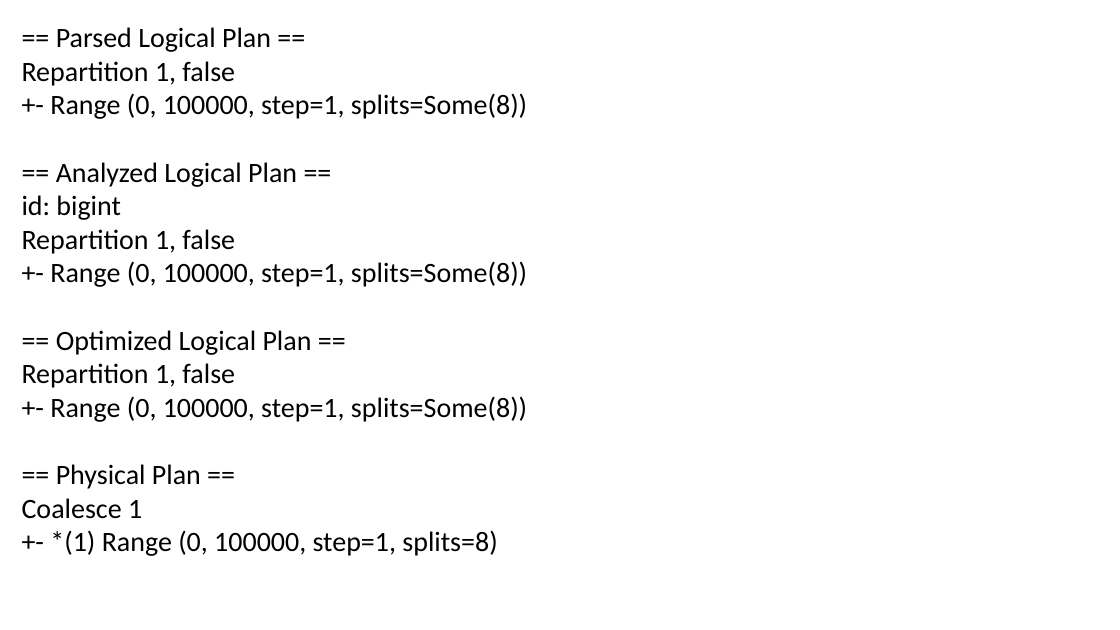
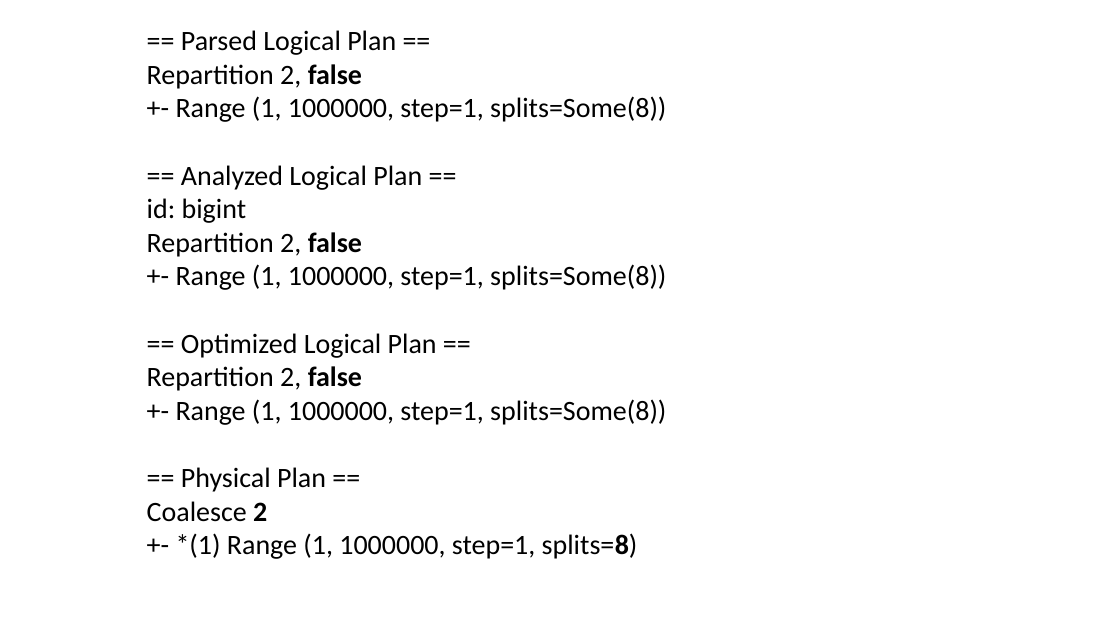
Before and after one commit to nkudinov/apache_spark_pptx, a slide deck: slide 4 of Spark_coalesce.pptx. Drawn at 1120x630 pixels with LibreOffice and Linux fonts; fonts in the diff are those of the drawing. Boxes give left, top, right and bottom in pixels: in the first picture for what was removed or moved away, otherwise in the second. Text is boxed around its words. In the diff, an @@ line names an element or a change of style, - is before the commit and + after.

Commit message:
change Coalesce pptx

```diff
--- a/Spark_coalesce.pptx
+++ b/Spark_coalesce.pptx
@@ text "== Parsed Logical Plan ==": place and size @@
-text "== Parsed Logical Plan ==" at [22,27,527,556]
+text "== Parsed Logical Plan ==" at [147,30,666,559]
@@ text at [147,64,666,122]: text changed @@
-Repartition 1, false
-+- Range (0, 100000, step=1, splits=Some(8))
+Repartition 2, false
++- Range (1, 1000000, step=1, splits=Some(8))
@@ text at [147,232,666,290]: text changed @@
-Repartition 1, false
-+- Range (0, 100000, step=1, splits=Some(8))
+Repartition 2, false
++- Range (1, 1000000, step=1, splits=Some(8))
@@ text at [147,366,666,425]: text changed @@
-Repartition 1, false
-+- Range (0, 100000, step=1, splits=Some(8))
+Repartition 2, false
++- Range (1, 1000000, step=1, splits=Some(8))
@@ text at [147,501,638,559]: text changed @@
-Coalesce 1
-+- *(1) Range (0, 100000, step=1, splits=8)
+Coalesce 2
++- *(1) Range (1, 1000000, step=1, splits=8)
```
Also in this commit, not shown: 8 other slides changed, 3 slides added, 1 slide removed.
